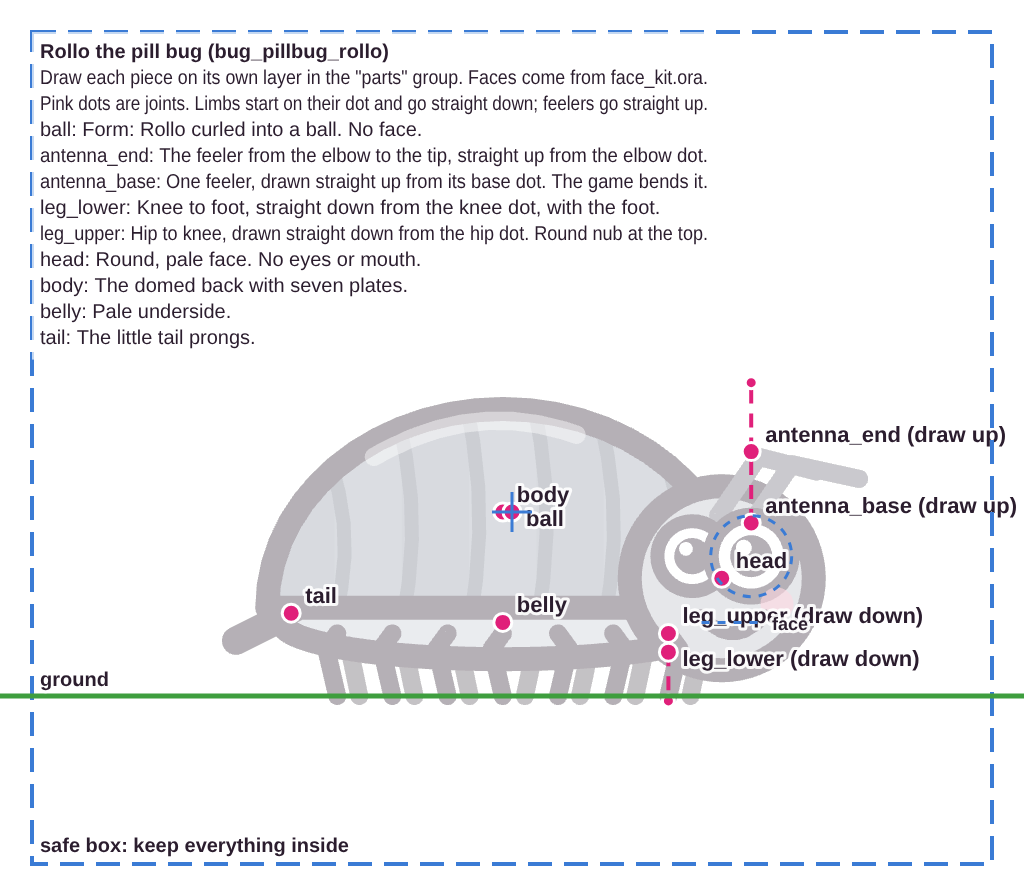
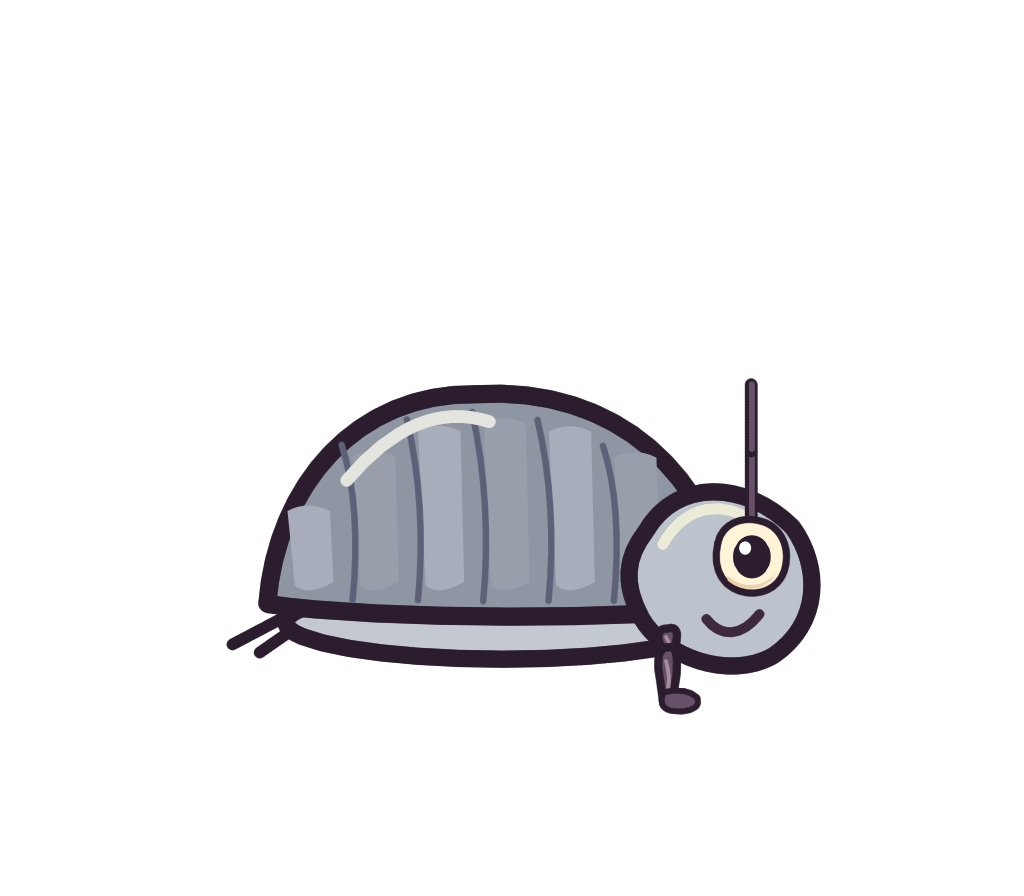
Layered file, before and after one edit (w=1024, h=896). Changes by layer:
hid group "guides" (5 layers) over 0, 30, 1024, 866
moved "face" above "parts" over 695, 508, 792, 663
added layer "mouth_smile" in group "face" over 701, 609, 765, 638
added layer "eye_pupil" in group "face" over 732, 535, 771, 579
added layer "eye_white" in group "face" over 712, 515, 791, 597
hid "ball", painted on it over 321, 384, 703, 703
painted on "antenna_end" over 744, 378, 758, 458
painted on "antenna_base" over 744, 446, 758, 529
painted on "leg_lower" over 654, 642, 702, 715
painted on "leg_upper" over 654, 623, 682, 662
painted on "head" over 620, 483, 821, 675
painted on "body" over 258, 384, 742, 626
painted on "belly" over 277, 576, 729, 668
painted on "tail" over 226, 601, 314, 659
